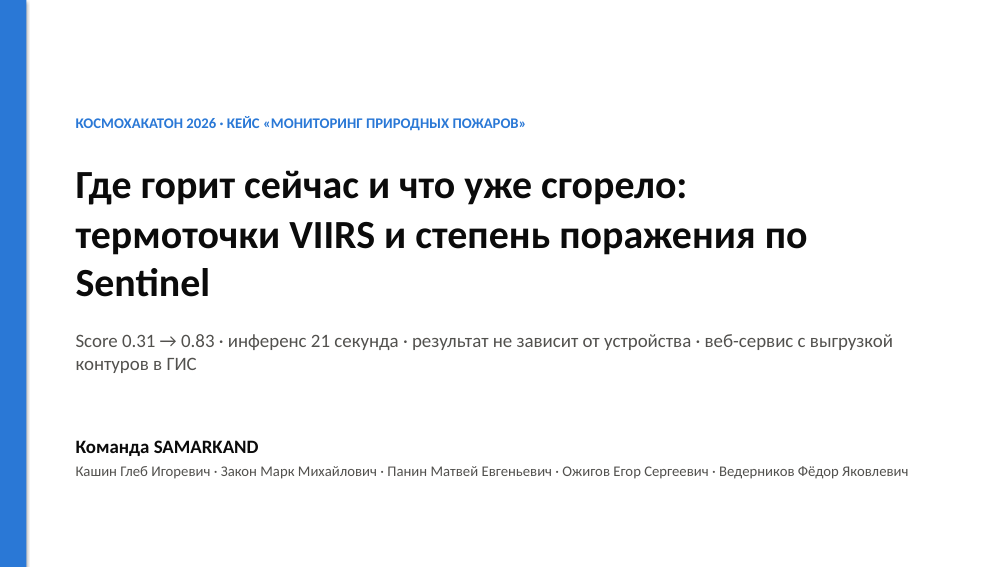
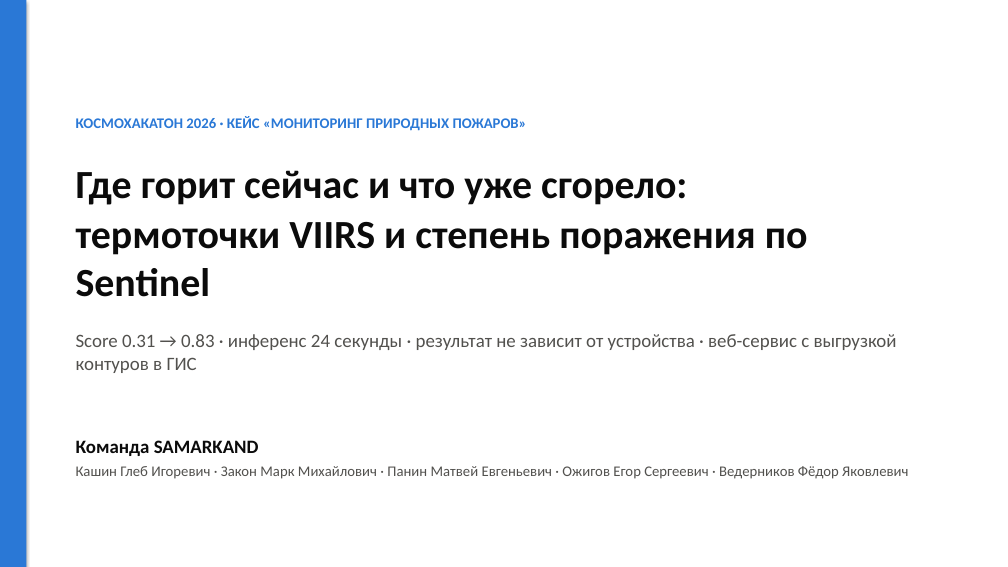
Before and after one commit to shttrkk/kosmowinsamarkand, a slide deck: slide 1 of presentation/deck.pptx. Drawn at 1008x567 pixels with LibreOffice and Linux fonts; fonts in the diff are those of the drawing. Boxes give left, top, right and bottom in pixels: in the first picture for what was removed or moved away, otherwise in the second. Text is boxed around its words. In the diff, an @@ line names an element or a change of style, - is before the commit and + after.

```diff
--- a/presentation/deck.pptx
+++ b/presentation/deck.pptx
@@ text at [76, 334, 897, 373]: text changed @@
-Score 0.31 → 0.83 · инференс 21 секунда · результат не зависит от устройства · веб-сервис с выгрузкой контуров в ГИС
+Score 0.31 → 0.83 · инференс 24 секунды · результат не зависит от устройства · веб-сервис с выгрузкой контуров в ГИС
```
Also in this commit, not shown: 7 other slides changed, 29 other files.
